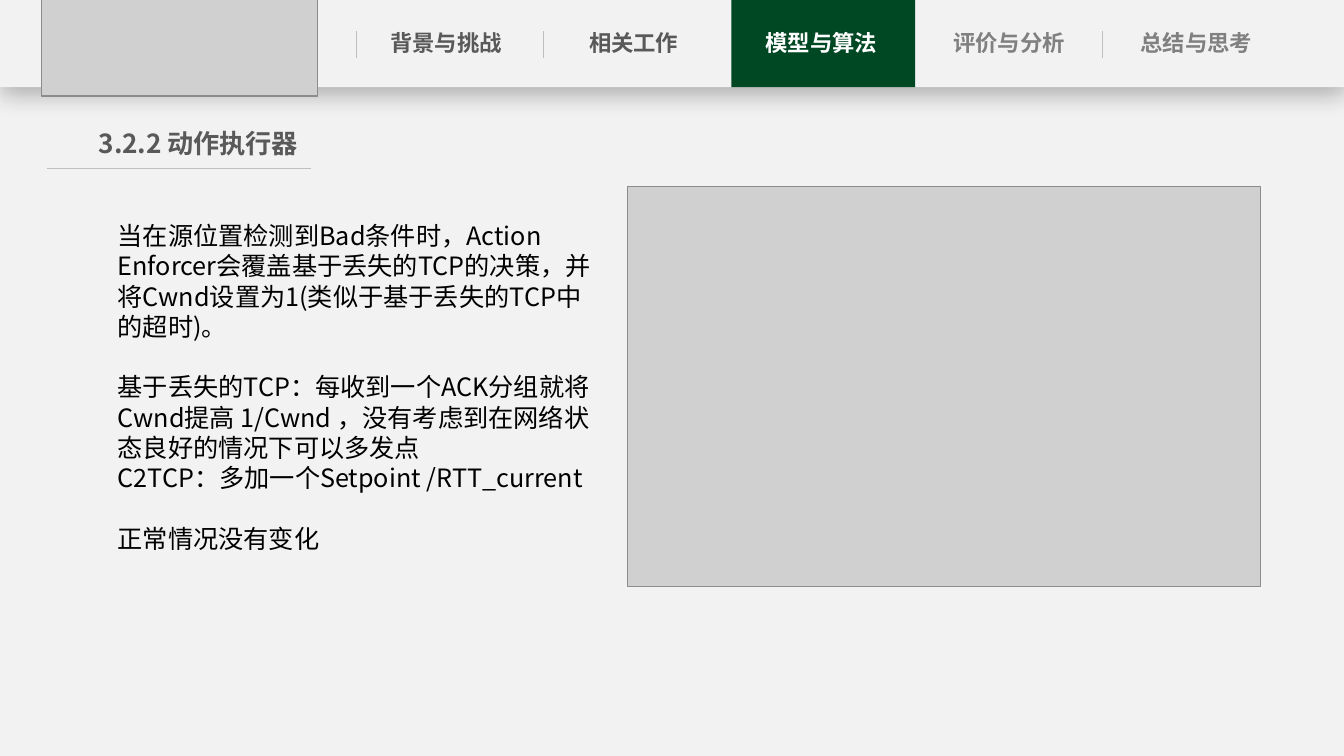
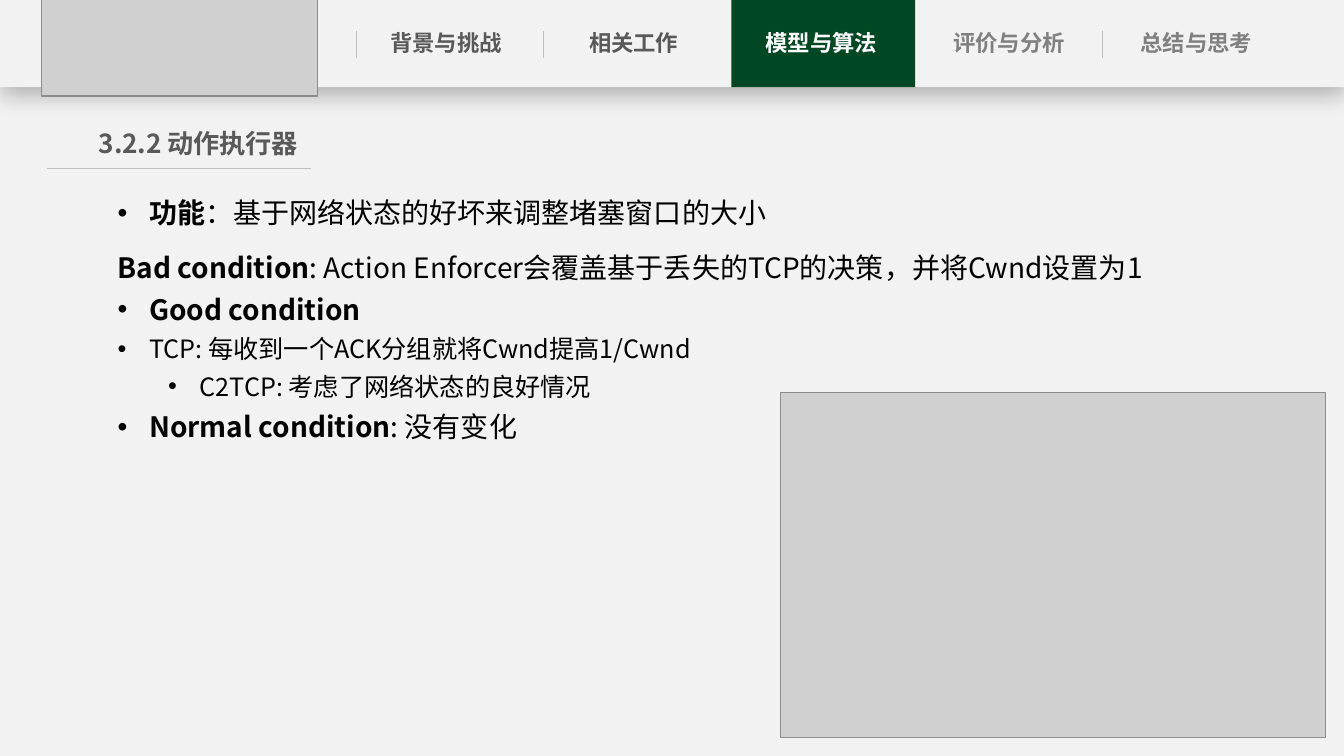
Before and after one commit to Enderfga/Enderfga, a slide deck: slide 12 of Report/C2TCP A Flexible Cellular TCP to Meet Stringent Delay Requirements.pptx. Drawn at 1344x756 pixels with LibreOffice and Linux fonts; fonts in the diff are those of the drawing; grey boxes stand for pictures. Boxes give left, top, right and bottom in pixels: in the first picture for what was removed or moved away, otherwise in the second. Text is boxed around its words. In the diff, an @@ line names an element or a change of style, - is before the commit and + after.

```diff
--- a/Report/C2TCP A Flexible Cellular TCP to Meet Stringent Delay Requirements.pptx
+++ b/Report/C2TCP A Flexible Cellular TCP to Meet Stringent Delay Requirements.pptx
@@ text added at <box>149,199,766,226</box>, 20 pt, text #000000 @@
+• 功能：基于网络状态的好坏来调整堵塞窗口的大小
@@ text at <box>118,254,1143,440</box>: text changed; size 18 to 20 pt @@
-当在源位置检测到Bad条件时，Action Enforcer会覆盖基于丢失的TCP的决策，并将Cwnd设置为1(类似于基于丢失的TCP中的超时)。
-基于丢失的TCP：每收到一个ACK分组就将Cwnd提高 1/Cwnd ，没有考虑到在网络状态良好的情况下可以多发点
-C2TCP：多加一个Setpoint /RTT_current
-正常情况没有变化
+• Bad condition: Action Enforcer会覆盖基于丢失的TCP的决策，并将Cwnd设置为1
+  Good condition
+  • TCP: 每收到一个ACK分组就将Cwnd提高1/Cwnd
+    C2TCP: 考虑了网络状态的良好情况
+• Normal condition: 没有变化
@@ picture: place and size @@
-picture at <box>628,187,1261,587</box>
+picture at <box>780,393,1326,738</box>
```
Also in this commit, not shown: 16 other slides changed, 2 slides removed, 9 other files.
